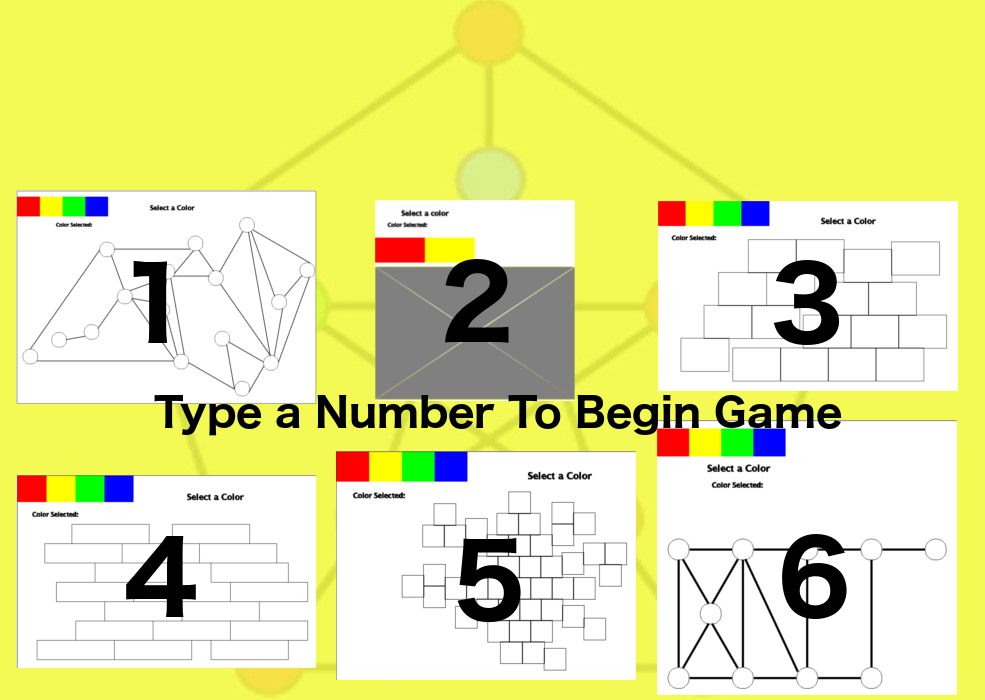
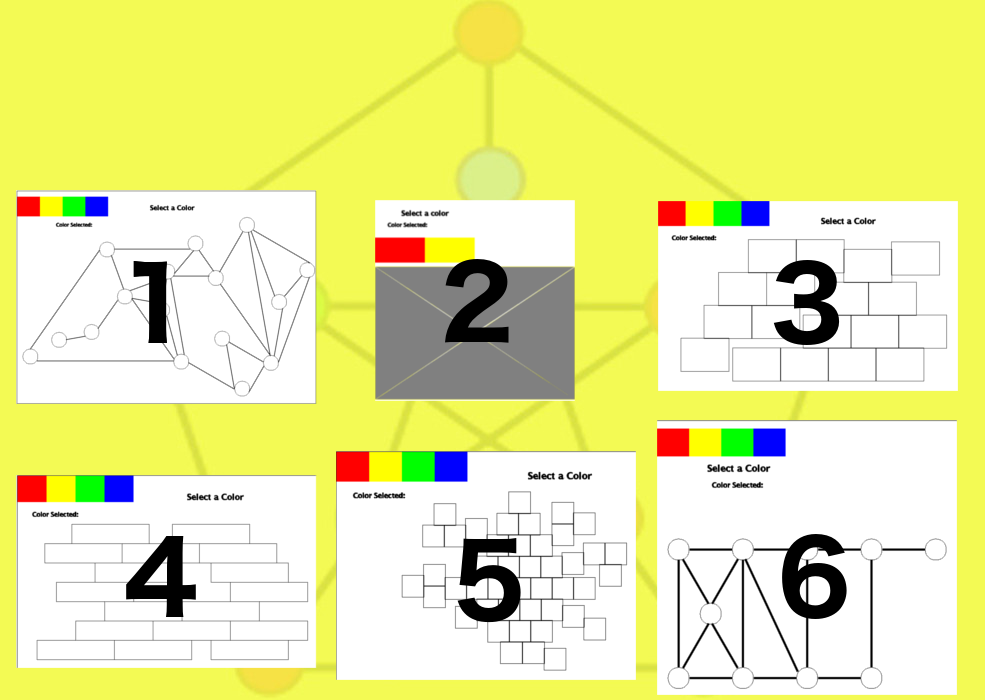
Layered file, before and after one edit (985x700). Changes by layer:
removed layer "Type a Number To Begin Game" over (x1=154, y1=395, x2=842, y2=436)
